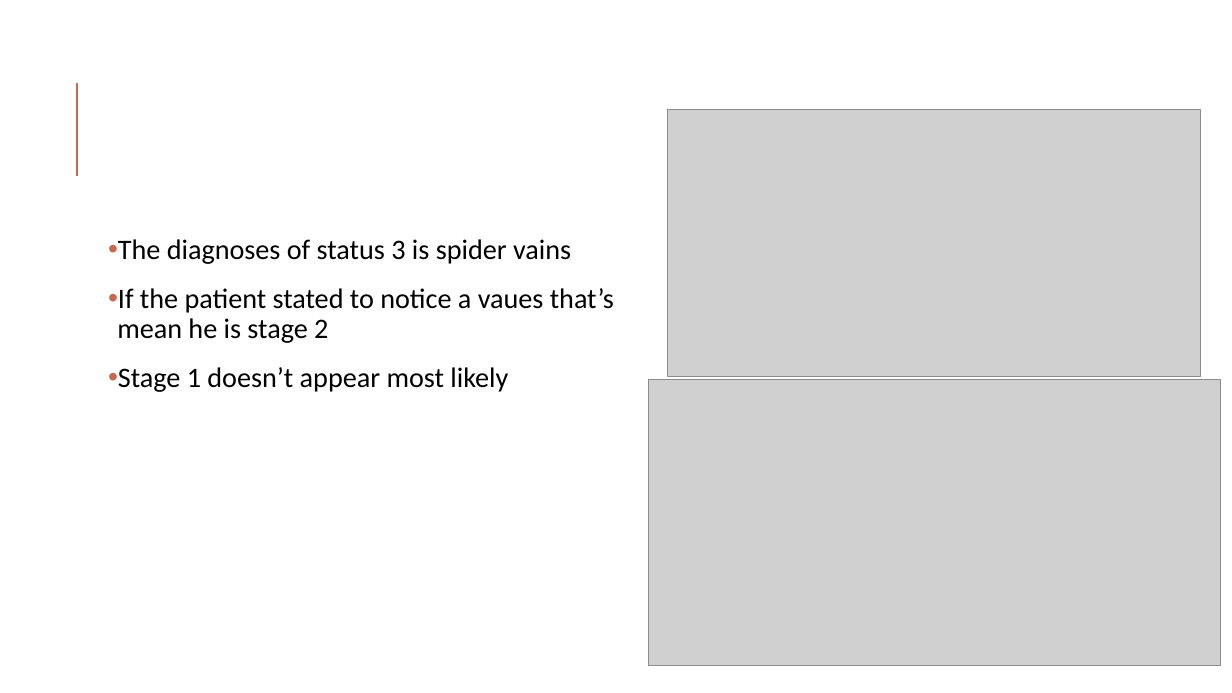
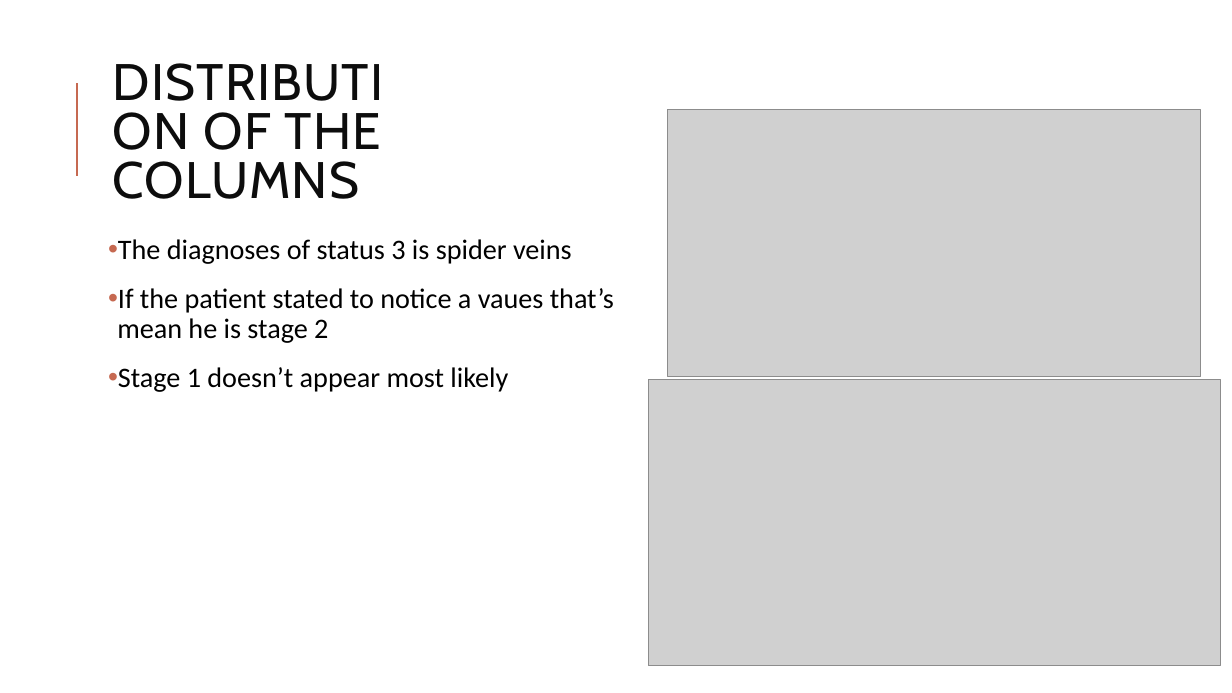
Before and after one commit to Yahia-Ragab/Depi, a slide deck: slide 20 of Depi prject 3.pptx (slide 16 before the commit). Drawn at 1232x693 pixels with LibreOffice and Linux fonts; fonts in the diff are those of the drawing; grey boxes stand for pictures. Boxes give left, top, right and bottom in pixels: in the first picture for what was removed or moved away, otherwise in the second. Text is boxed around its words. In the diff, an @@ line names an element or a change of style, - is before the commit and + after.

```diff
--- a/Depi prject 3.pptx
+++ b/Depi prject 3.pptx
@@ title added at [113,112,381,199], 40 pt, text #0D0D0D @@
+DISTRIBUTION OF THE COLUMNS
@@ text at [118,239,572,264]: text changed @@
-• The diagnoses of status 3 is spider vains
+• The diagnoses of status 3 is spider veins
```
Also in this commit, not shown: 14 other slides changed, 6 slides added, 1 slide removed.
